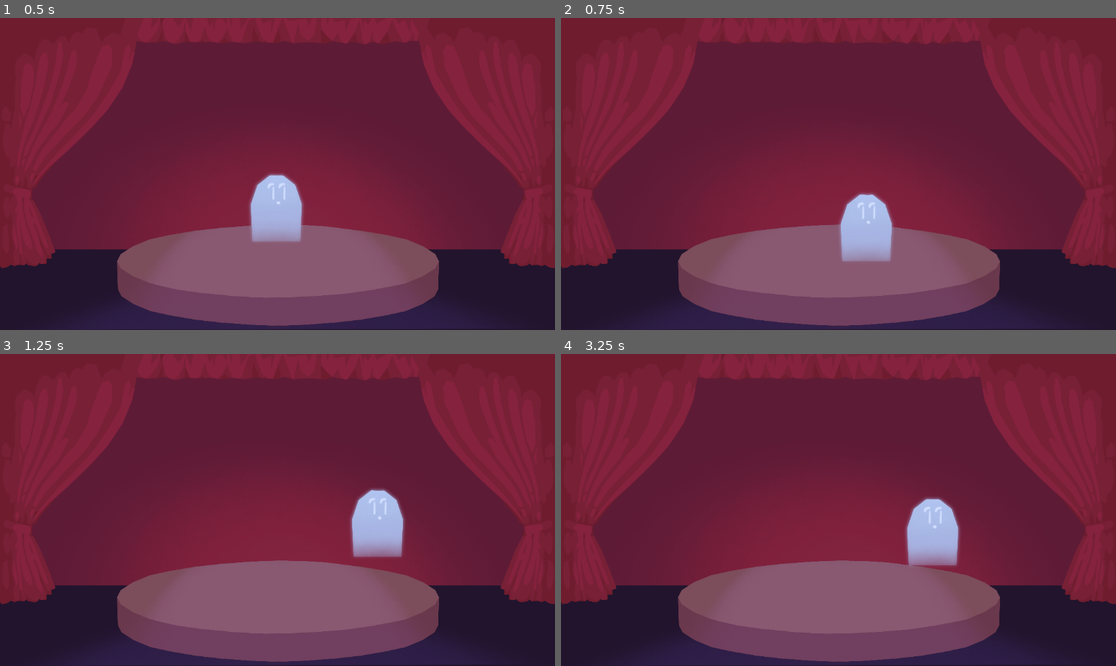
Above: before the commit, frames 1-4 (two rows, left to right).
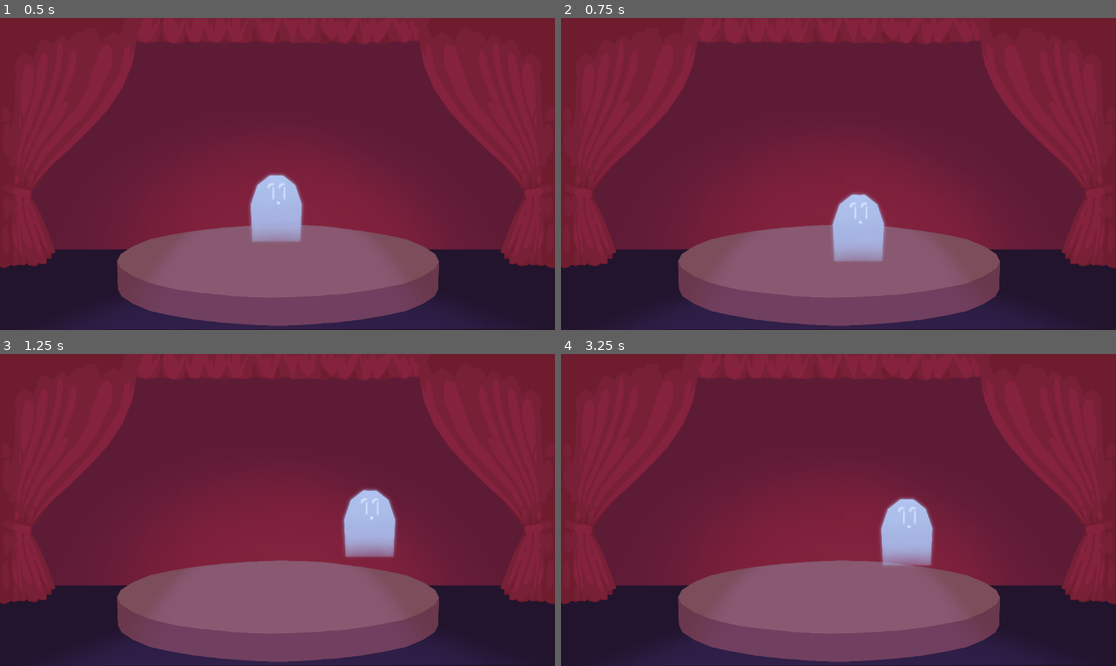
Above: after the commit, the same moments.

Repository: carlw0S/rianse-porfa
Game: Godot game, scene res://theater/theater.tscn
Two runs of this game, one before a commit and one after it. Both use one fixed random seed, a clock stepped at 60 frames per second and the inputs below.
Inputs:
- Up to frame 1 (0.5 s): no input
- Up to frame 2 (0.75 s): hold D (player_right) from 0.53 s (still down)
- Up to frame 3 (1.25 s): keep holding D (player_right); tap Space (player_jump) at 0.77 s
- Up to frame 4 (3.25 s): tap Space (player_jump) at 1.52, 3.02 s; tap Enter at 2 s; release D (player_right) at 2.03 s; hold A (player_left) 2.03-2.78 s; hold D (player_right) from 2.78 s (still down)

Frame 1 is identical in both runs. In frame 2, 0.8% of the frame differs, in the area x 48-60%, y 56-78%; in frame 3, 0.8%; in frame 4, 2.2%, in the area x 57-72%, y 45-68%.

Commit message:
Add slippiness to Player

Diff:
--- a/RiansePorfa/player/player.gd
+++ b/RiansePorfa/player/player.gd
@@ -3,6 +3,7 @@
 
 const SPEED: float = 300.0
 const JUMP_VELOCITY: float = -400.0
+const SLIPPINESS: float = 15.0
 
 # Get the gravity from the project settings to be synced with RigidBody nodes.
 var gravity: float = ProjectSettings.get_setting("physics/2d/default_gravity")
@@ -20,8 +21,8 @@
 	# Get the input direction and handle the movement/deceleration.
 	var direction: float = Input.get_axis("player_left", "player_right")
 	if direction:
-		velocity.x = direction * SPEED
+		velocity.x = move_toward(velocity.x, direction * SPEED, SPEED / (SLIPPINESS / 2.0))
 	else:
-		velocity.x = move_toward(velocity.x, 0, SPEED)
+		velocity.x = move_toward(velocity.x, 0, SPEED / SLIPPINESS)
 
 	move_and_slide()
